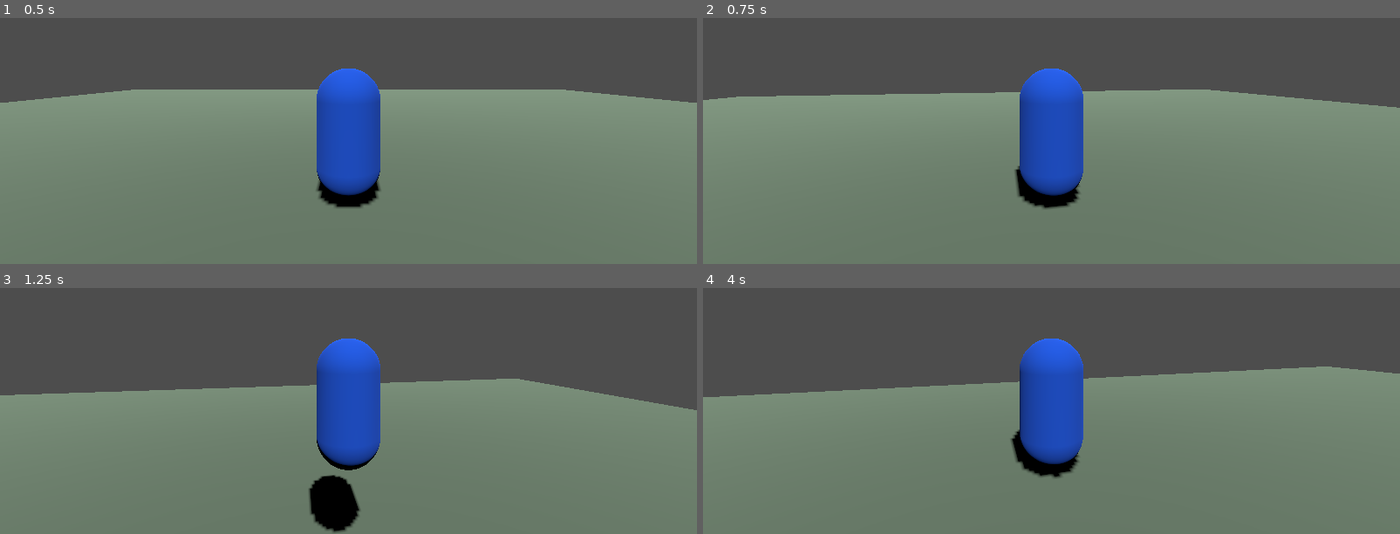
Above: before the commit, frames 1-4 (two rows, left to right).
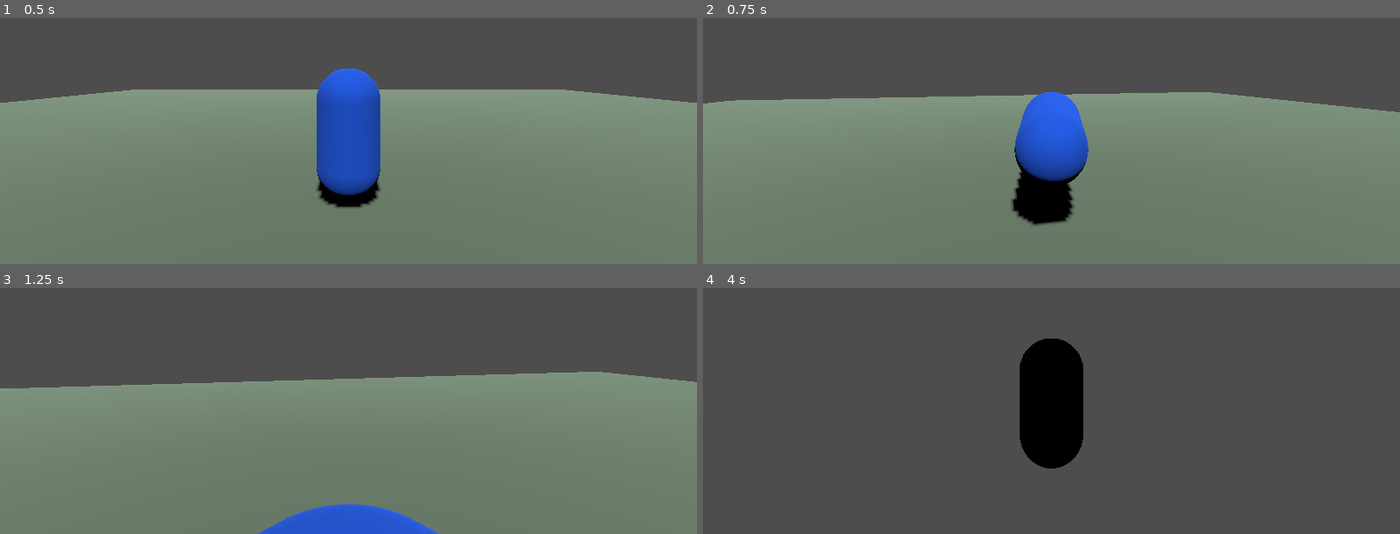
Above: after the commit, the same moments.

Repository: shun1kameda/kaikoroku
Game: Godot game, scene res://main.tscn
The game is run twice, just before and just after one commit, with the same random seed, the same clock (stepped at 60 frames per second) and the same inputs.
Inputs (mouse positions are in pixels of both pictures, inside the frame that each line leads up to):
- Up to frame 1 (0.5 s): no input
- Up to frame 2 (0.75 s): move the mouse to (1086, 67) at 0.52 s; hold W (move_forward) from 0.53 s (still down); tap Ctrl (hip_drop) at 0.6 s; click (1086, 67) at 0.67 s
- Up to frame 3 (1.25 s): keep holding W (move_forward); tap Space (jump) at 0.77, 0.8, 1.07 s
- Up to frame 4 (4 s): keep holding W (move_forward); move the mouse to (1016, 339) at 1.27 s; tap Space (jump) at 1.35, 1.52, 1.82, 2.3, 3.02, 3.32, 3.77, 3.8 s; click (1016, 339) at 1.42 s; tap Ctrl (hip_drop) at 1.55, 2.85, 3.6 s; move the mouse to (1065, 332) at 2.02 s; hold Shift (dash) 2.03-2.78 s; click (1065, 332) at 2.17 s; move the mouse to (1044, 344) at 2.77 s; click (1044, 344) at 2.92 s; move the mouse to (1100, 342) at 3.52 s; click (1100, 342) at 3.67 s

Frame 1 is identical in both runs. In frame 2, 5.7% of the frame differs, in the area x 0-100%, y 20-85%; in frame 3, 11%; in frame 4, 63%, in the area x 0-100%, y 20-100%.

Commit message:
Add feature 2: Dive (ダイブ / left click) + resolve mouse-capture conflict
Left-click dive with a NONE -> DIVE -> SLIDE -> NONE state machine:
- Launches forward (facing or input direction) with a small upward hop; works
  on the ground and in the air.
- On landing, keeps momentum and slides via friction, then gets up after
  dive_getup_time; horizontal input and jump are locked while diving/sliding.
- Mouse-capture conflict resolved in _unhandled_input: a left click while the
  cursor is VISIBLE recaptures the mouse (no dive); a left click while CAPTURED
  requests a dive. Esc still releases the cursor. Dive is handled directly from
  the mouse-button event, so no input-map entry is required.
- Dive and hip drop are mutually exclusive; run/dash/3-stage jump/camera and the
  hip drop from feature 1 are unchanged (guarded by state checks).
- New tunables via @export: dive_speed, dive_up, dive_slide_friction,
  dive_getup_time, dive_pitch.

State machine validated offline for both grounded and air dives:
NONE -> DIVE -> SLIDE -> NONE, leaves ground and lands into a slide.

Co-Authored-By: Claude Opus 4.8 <noreply@anthropic.com>
Claude-Session: https://claude.ai/code/session_01QPVfiboVuuXp4Abk8bKmxb

Diff:
--- a/player.gd
+++ b/player.gd
@@ -39,6 +39,13 @@
 @export var hip_drop_speed: float = 30.0    # 真下への落下速度（大きいほど速い）
 @export var hip_land_time: float = 0.25     # 着地でドンと止まる硬直の時間（秒）
 
+# ── ダイブ（左クリック）──
+@export var dive_speed: float = 12.0        # 前方へ飛び込む速さ
+@export var dive_up: float = 4.0            # 飛び込むときに少し上へ跳ねる量
+@export var dive_slide_friction: float = 18.0  # 着地後、滑って止まる強さ（大きいほど早く止まる）
+@export var dive_getup_time: float = 0.45   # 着地→滑って起き上がるまでの時間（秒）
+@export var dive_pitch: float = 80.0        # 飛び込み姿勢の前傾（度）
+
 # ── デバッグ ──
 @export var debug_jump: bool = true        # 実機でログを見たいとき true
 
@@ -60,6 +67,13 @@
 enum HipState { NONE, FREEZE, FALL, LAND }
 var hip_state: int = HipState.NONE
 var hip_timer: float = 0.0
+
+# ── ダイブの状態 ──
+# NONE=通常 / DIVE=飛び込み中（空中）/ SLIDE=着地して滑って起き上がり中
+enum DiveState { NONE, DIVE, SLIDE }
+var dive_state: int = DiveState.NONE
+var dive_timer: float = 0.0
+var dive_requested: bool = false            # 左クリックされたフレームに立てる
 
 
 func _ready() -> void:
@@ -73,8 +87,15 @@
 		camera_pivot.rotation.x = clamp(camera_pivot.rotation.x, deg_to_rad(-60), deg_to_rad(30))
 	if event.is_action_pressed("ui_cancel"):
 		Input.mouse_mode = Input.MOUSE_MODE_VISIBLE
-	if event is InputEventMouseButton and event.pressed:
-		Input.mouse_mode = Input.MOUSE_MODE_CAPTURED
+		return
+	# 左クリックの役割を状況で分ける：
+	#   マウス解放中（メニュー等）→ 画面に復帰（キャプチャ）※このクリックはダイブしない
+	#   マウスキャプチャ中（プレイ中）→ ダイブ要求
+	if event is InputEventMouseButton and event.pressed and event.button_index == MOUSE_BUTTON_LEFT:
+		if Input.mouse_mode == Input.MOUSE_MODE_VISIBLE:
+			Input.mouse_mode = Input.MOUSE_MODE_CAPTURED
+		elif Input.mouse_mode == Input.MOUSE_MODE_CAPTURED:
+			dive_requested = true
 
 
 func _physics_process(delta: float) -> void:
@@ -84,7 +105,8 @@
 	var was_on_floor: bool = is_on_floor()
 
 	# ── ヒップドロップ：発動（空中で Ctrl を押したときだけ。地上では出ない）──
-	if Input.is_action_just_pressed("hip_drop") and hip_state == HipState.NONE and not is_on_floor():
+	if Input.is_action_just_pressed("hip_drop") and hip_state == HipState.NONE \
+			and dive_state == DiveState.NONE and not is_on_floor():
 		hip_state = HipState.FREEZE
 		hip_timer = hip_freeze_time
 		velocity = Vector3.ZERO         # いったん空中でピタッと止める
@@ -139,8 +161,8 @@
 		if debug_jump:
 			print("××× 受付時間切れ：段が 0 に戻りました（次のジャンプは1段目）")
 
-	# 5) ジャンプ成立（ヒップドロップ中は跳べない）
-	if not hip_active and jump_buffer_timer > 0.0 and coyote_timer > 0.0:
+	# 5) ジャンプ成立（ヒップドロップ中・ダイブ中は跳べない）
+	if not hip_active and dive_state == DiveState.NONE and jump_buffer_timer > 0.0 and coyote_timer > 0.0:
 		var combo_alive: float = combo_timer   # 判定に使った受付残り（ログ用）
 		# 段アップ条件：着地後の受付が生きていて、まだ3段目でない
 		if combo_timer > 0.0 and jump_phase >= 1 and jump_phase < 3:
@@ -170,18 +192,53 @@
 	else:
 		direction = Vector3.ZERO
 
+	# ── ダイブ：発動（左クリック。地上でも空中でもOK）──
+	if dive_requested:
+		dive_requested = false
+		if dive_state == DiveState.NONE and hip_state == HipState.NONE:
+			# 飛び込む向き：移動入力があればその方向、無ければ今カプセルが向いている方向
+			var dive_dir: Vector3 = direction
+			if dive_dir == Vector3.ZERO:
+				dive_dir = Vector3(-sin(mesh.rotation.y), 0.0, -cos(mesh.rotation.y))
+			dive_state = DiveState.DIVE
+			velocity.x = dive_dir.x * dive_speed
+			velocity.z = dive_dir.z * dive_speed
+			velocity.y = dive_up
+			mesh.rotation.y = atan2(-dive_dir.x, -dive_dir.z)
+			mesh.rotation.x = deg_to_rad(-dive_pitch)   # 前傾（飛び込み姿勢）
+			flip_timer = 0.0
+			jump_phase = 0
+			if debug_jump:
+				print("→ダイブ！ 前方へ飛び込み")
+
+	var dive_active: bool = dive_state != DiveState.NONE
+
 	# 7) 速度（Shiftでダッシュ）
 	var speed: float = dash_speed if Input.is_action_pressed("dash") else walk_speed
 	var target: Vector3 = direction * speed
 
-	# 8) 加速（空中は air_control 分だけ効きを弱める。ヒップドロップ中は横移動しない）
-	if not hip_active:
+	# 8) 加速（状況で横移動の扱いを分ける）
+	if hip_active:
+		pass                                  # ヒップドロップ中は横移動しない（別処理済み）
+	elif dive_state == DiveState.DIVE:
+		pass                                  # ダイブ中は勢いを保つ（入力で曲げない）
+	elif dive_state == DiveState.SLIDE:
+		# 着地後：摩擦で滑って止まり、時間で起き上がる
+		velocity.x = move_toward(velocity.x, 0.0, dive_slide_friction * delta)
+		velocity.z = move_toward(velocity.z, 0.0, dive_slide_friction * delta)
+		dive_timer -= delta
+		if dive_timer <= 0.0:
+			dive_state = DiveState.NONE
+			mesh.rotation.x = 0.0             # 起き上がる
+			if debug_jump:
+				print("→起き上がり（動けます）")
+	else:
 		var a: float = accel * (1.0 if is_on_floor() else air_control)
 		velocity.x = move_toward(velocity.x, target.x, a * delta)
 		velocity.z = move_toward(velocity.z, target.z, a * delta)
 
-	# 9) 見た目のカプセルを進行方向へ向ける（ヒップドロップ中は向きを変えない）
-	if direction != Vector3.ZERO and not hip_active:
+	# 9) 見た目のカプセルを進行方向へ向ける（ヒップドロップ中・ダイブ中は向きを変えない）
+	if direction != Vector3.ZERO and not hip_active and not dive_active:
 		var target_angle: float = atan2(-direction.x, -direction.z)
 		mesh.rotation.y = lerp_angle(mesh.rotation.y, target_angle, turn_speed * delta)
 
@@ -212,3 +269,10 @@
 			velocity = Vector3.ZERO
 			if debug_jump:
 				print("▼ドン！着地硬直 ", hip_land_time, " 秒（この間は横移動できない）")
+		# ダイブの飛び込みから着地したら「滑って起き上がる」に入る
+		if dive_state == DiveState.DIVE:
+			dive_state = DiveState.SLIDE
+			dive_timer = dive_getup_time
+			mesh.rotation.x = deg_to_rad(-dive_pitch)   # 滑っている間は前傾のまま
+			if debug_jump:
+				print("→着地して滑る…（", dive_getup_time, " 秒で起き上がる）")
